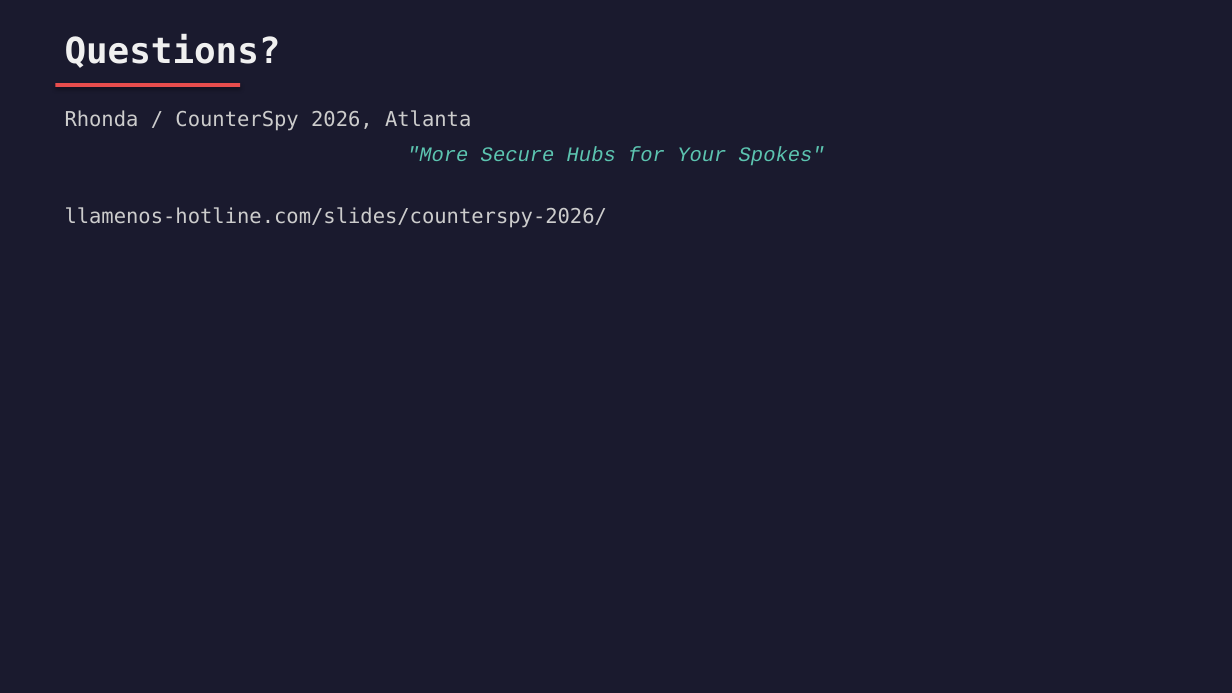
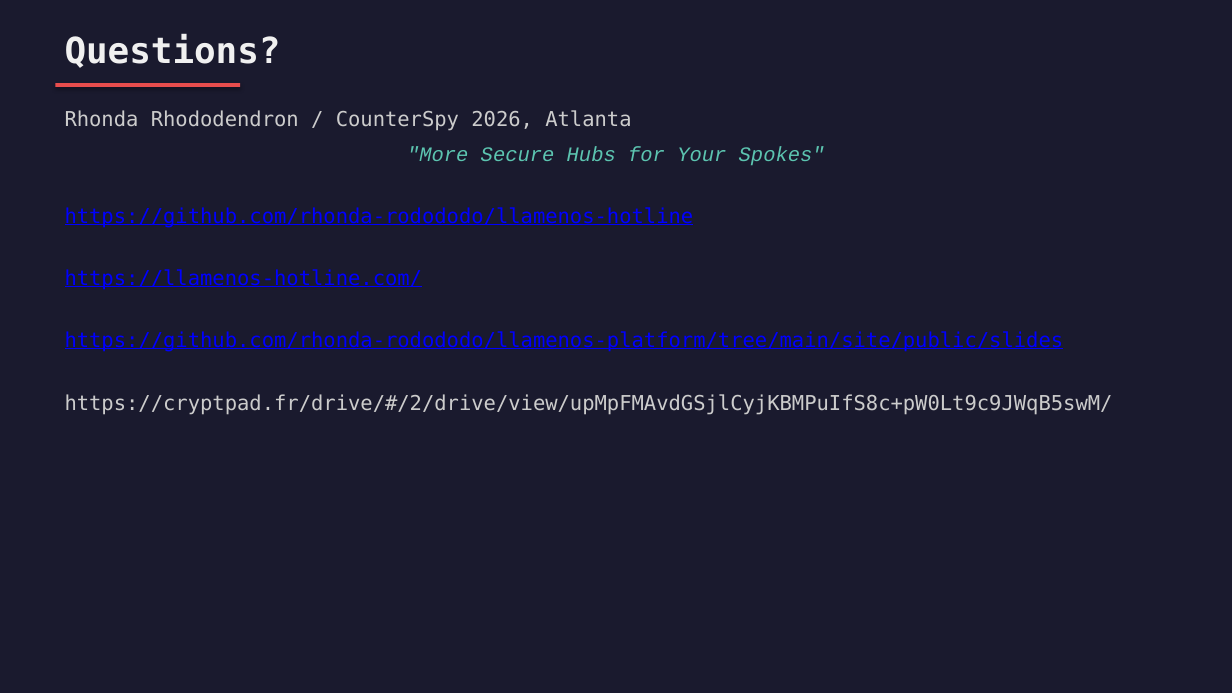
Before and after one commit to rhonda-rodododo/llamenos-platform, a slide deck: slide 53 of site/public/slides/counterspy-2026-ready.pptx. Drawn at 1232x693 pixels with LibreOffice and Linux fonts; fonts in the diff are those of the drawing. Boxes give left, top, right and bottom in pixels: in the first picture for what was removed or moved away, otherwise in the second. Text is boxed around its words. In the diff, an @@ line names an element or a change of style, - is before the commit and + after.

Commit message:
docs: add cryptpad link

```diff
--- a/site/public/slides/counterspy-2026-ready.pptx
+++ b/site/public/slides/counterspy-2026-ready.pptx
@@ text at bbox=[65, 110, 631, 131]: text changed @@
-Rhonda / CounterSpy 2026, Atlanta
+Rhonda Rhododendron / CounterSpy 2026, Atlanta
@@ text at bbox=[65, 207, 1113, 415]: text changed; text colour #CCCCCC to #0000FF @@
-llamenos-hotline.com/slides/counterspy-2026/
+https://github.com/rhonda-rodododo/llamenos-hotline
+https://llamenos-hotline.com/
+https://github.com/rhonda-rodododo/llamenos-platform/tree/main/site/public/slides
+https://cryptpad.fr/drive/#/2/drive/view/upMpFMAvdGSjlCyjKBMPuIfS8c+pW0Lt9c9JWqB5swM/
```
Also in this commit, not shown: 1 other file.
